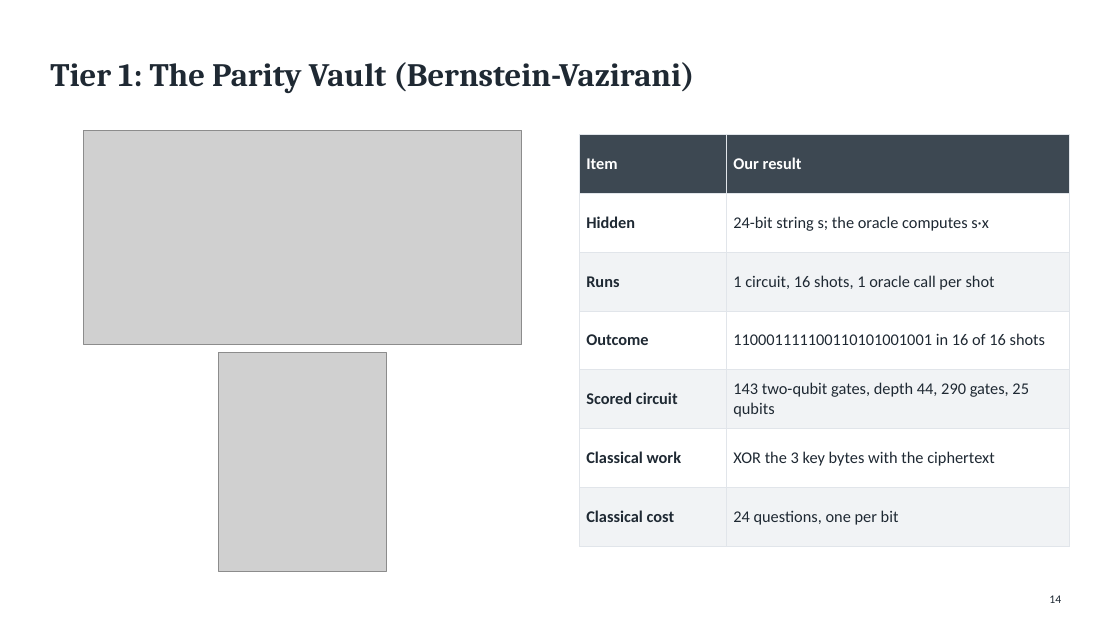
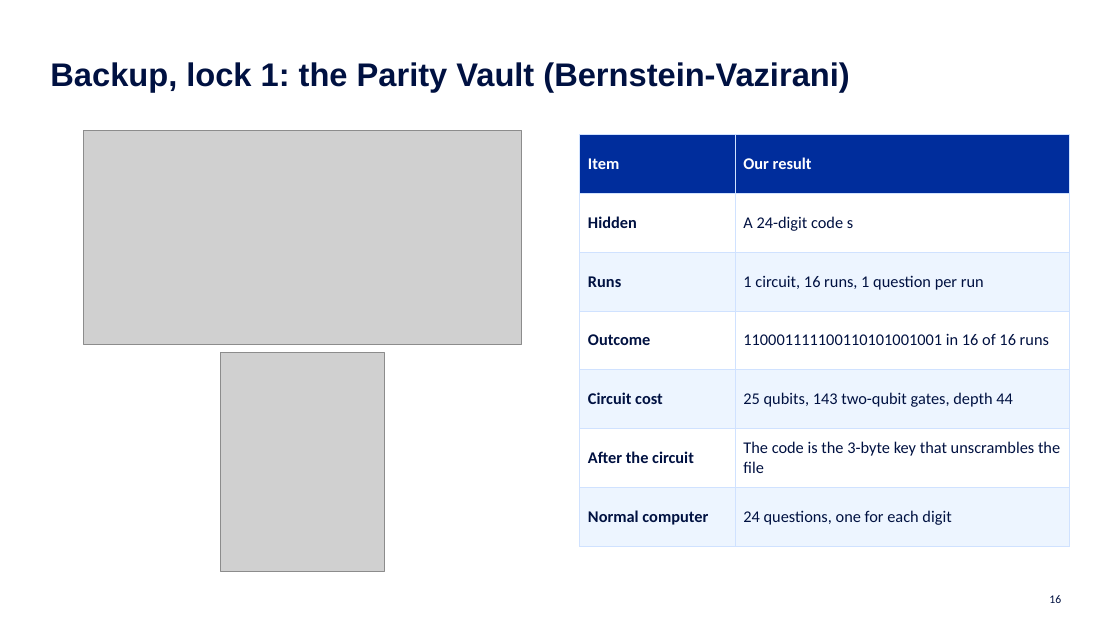
Before and after one commit to QuantumCryptography-at-Qiskit-OSU/Submission, a slide deck: slide 16 of slides/Cryptographers.pptx (slide 14 before the commit). Drawn at 1120x630 pixels with LibreOffice and Linux fonts; fonts in the diff are those of the drawing; grey boxes stand for pictures. Boxes give left, top, right and bottom in pixels: in the first picture for what was removed or moved away, otherwise in the second. Text is boxed around its words. In the diff, an @@ line names an element or a change of style, - is before the commit and + after.

```diff
--- a/slides/Cryptographers.pptx
+++ b/slides/Cryptographers.pptx
@@ title at box(50, 62, 849, 92): text changed; font Cambria to Arial; text colour #1F2933 to #001141 @@
-Tier 1: The Parity Vault (Bernstein-Vazirani)
+Backup, lock 1: the Parity Vault (Bernstein-Vazirani)
@@ table at box(580, 134, 1070, 529) @@
-row 2, column 2: 24-bit string s; the oracle computes s·x
+row 2, column 2: A 24-digit code s
-row 3, column 2: 1 circuit, 16 shots, 1 oracle call per shot
+row 3, column 2: 1 circuit, 16 runs, 1 question per run
-row 4, column 2: 110001111100110101001001 in 16 of 16 shots
+row 4, column 2: 110001111100110101001001 in 16 of 16 runs
-row 5, column 1: Scored circuit
+row 5, column 1: Circuit cost
-row 5, column 2: 143 two-qubit gates, depth 44, 290 gates, 25 qubits
+row 5, column 2: 25 qubits, 143 two-qubit gates, depth 44
-row 6, column 1: Classical work
+row 6, column 1: After the circuit
-row 6, column 2: XOR the 3 key bytes with the ciphertext
+row 6, column 2: The code is the 3-byte key that unscrambles the file
-row 7, column 1: Classical cost
+row 7, column 1: Normal computer
-row 7, column 2: 24 questions, one per bit
+row 7, column 2: 24 questions, one for each digit
@@ fill #3D4852 to #002D9C in row 1 @@
@@ fill #F1F3F5 to #EDF5FF in 6 cells @@
@@ text colour #1F2933 to #001141 in "Hidden", "Runs", "Outcome" @@
@@ borders changed @@
@@ page number at box(1049, 595, 1061, 603): text changed; text colour #1F2933 to #001141 @@
-14
+16
```
Also in this commit, not shown: 17 other slides changed, 7 slides added, 5 slides removed, 16 other files.
